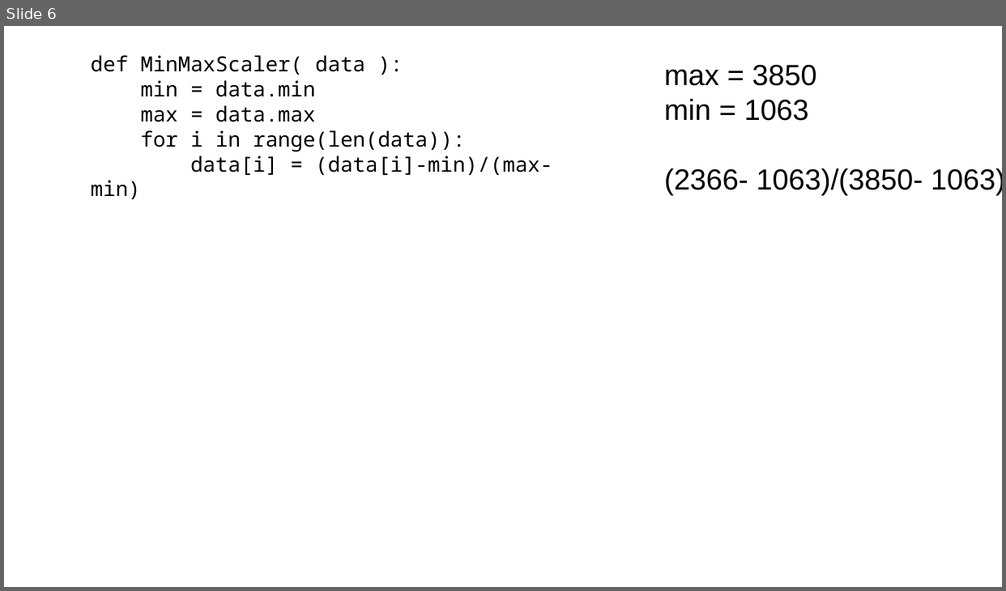
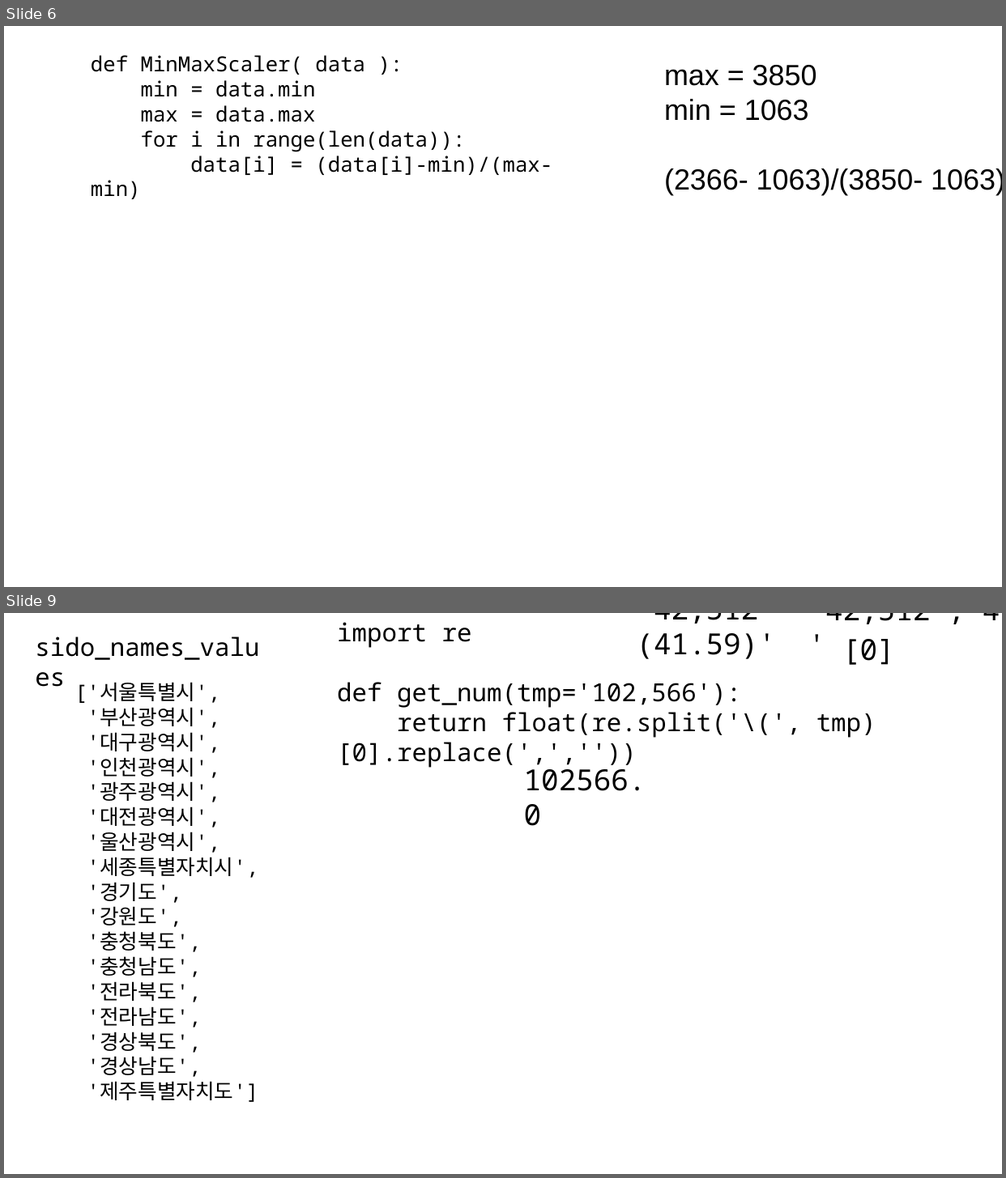
Before and after one commit to kjungmo/SBA2020_dataScience, a slide deck: 데이터분석.pptx. Shown one above the other, each under a label of ours: slide 6 before the commit, slides 6 and 9 after it; the slides between them are not shown. The pictures are 1006x591 and 1006x1178 pixels, drawn with LibreOffice and Linux fonts; fonts in the diff are those of the drawing. Boxes give left, top, right and bottom in pixels: in the first picture for what was removed or moved away, otherwise in the second. Text is boxed around its words. In the diff, an @@ line names an element or a change of style, - is before the commit and + after.

```diff
--- a/데이터분석.pptx
+++ b/데이터분석.pptx
@@ slide 9 added at <box>4,613,1002,1174</box>, background #FFFFFF @@
@@ text added at <box>35,636,259,660</box>, 24 pt, text #000000 @@
+sido_names_values
@@ text added at <box>337,622,876,768</box>, 24 pt, text #000000 @@
+import re
+def get_num(tmp='102,566'):
+return float(re.split('\(', tmp)[0].replace(',',''))
@@ text added at <box>637,613,776,659</box>, 28 pt, text #000000 @@
+'42,512','41.59)'
@@ text added at <box>808,613,1002,624</box>, 28 pt, text #000000 @@
+'42,512
+(41.59)'
@@ text added at <box>988,628,1002,671</box>, 28 pt, text #000000 @@
+[1]
@@ text added at <box>842,639,895,665</box>, 28 pt, text #000000 @@
+[0]
@@ text added at <box>74,682,259,1102</box>, 20 pt, text #000000 @@
+['서울특별시',
+'부산광역시',
+'대구광역시',
+'인천광역시',
+'광주광역시',
+'대전광역시',
+'울산광역시',
+'세종특별자치시',
+'경기도',
+'강원도',
+'충청북도',
+'충청남도',
+'전라북도',
+'전라남도',
+'경상북도',
+'경상남도',
+'제주특별자치도']
@@ text added at <box>524,763,646,826</box>, 28 pt, text #000000 @@
+102566.0
```
Also in this commit, not shown: 54 other slides added.
